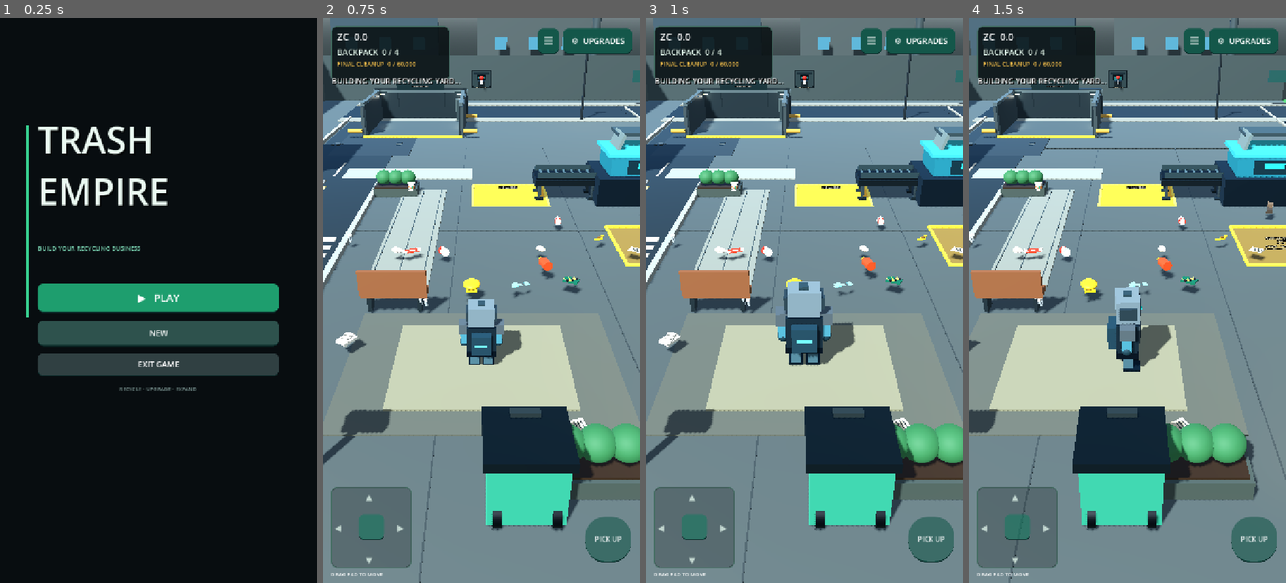
Above: before the commit, frames 1-4 (left to right).
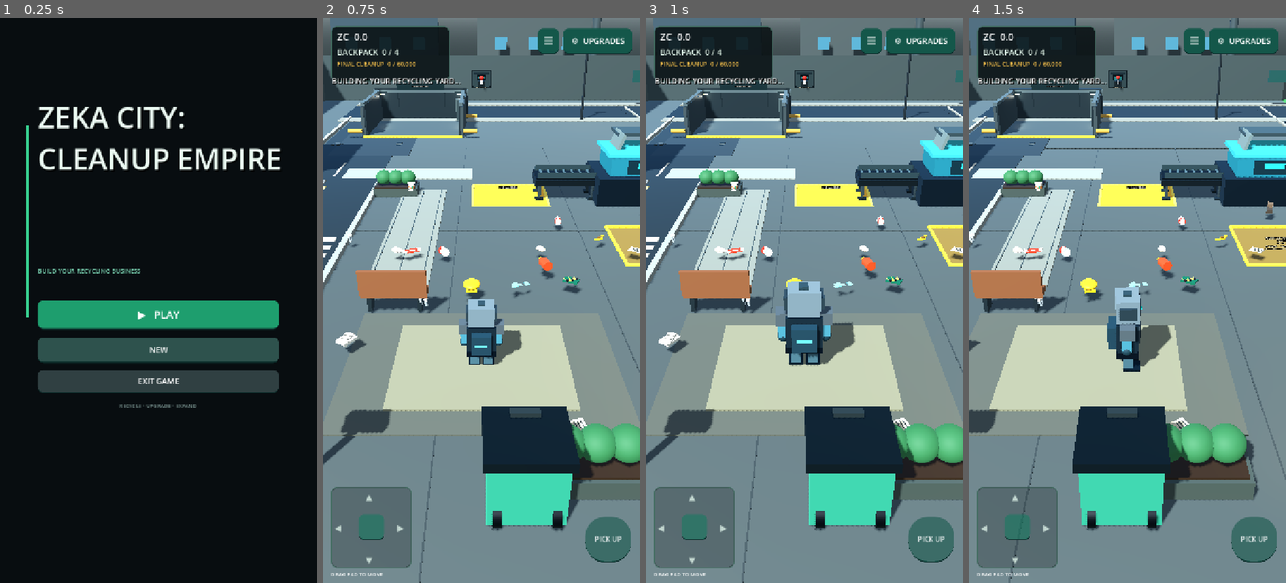
Above: after the commit, the same moments.

Repository: zekainstabot/trash-empire
Game: Godot game, scene res://Scenes/Main.tscn
The game is run twice, just before and just after one commit, with the same random seed, the same clock (stepped at 60 frames per second) and the same inputs.
Inputs (mouse positions are in pixels of both pictures, inside the frame that each line leads up to):
- Up to frame 1 (0.25 s): no input
- Up to frame 2 (0.75 s): click "▶ PLAY" at 0.5 s
- Up to frame 3 (1 s): no input
- Up to frame 4 (1.5 s): move the mouse to (1197, 272) at 1.27 s; hold D (move_right) from 1.28 s (still down); click (1197, 272) at 1.42 s

The runs differ from the first frame. In frame 1, 15% of the frame differs, in the area x 11-89%, y 15-69%; in frame 2, nothing differs; in frame 3, nothing differs; in frame 4, nothing differs.

Commit message:
Rename game to Zeka City: Cleanup Empire

Diff:
--- a/Scripts/main.gd
+++ b/Scripts/main.gd
@@ -1286,10 +1286,10 @@
 	accent.color = Color(0.22, 0.82, 0.57)
 	main_menu_panel.add_child(accent)
 	var title := Label.new()
-	title.text = "TRASH\nEMPIRE"
-	title.position = Vector2(screen.x * 0.12, screen.y * 0.17)
-	title.size = Vector2(screen.x * 0.82, screen.y * 0.24)
-	title.add_theme_font_size_override("font_size", int(screen.y * 0.065))
+	title.text = "ZEKA CITY:\nCLEANUP EMPIRE"
+	title.position = Vector2(screen.x * 0.12, screen.y * 0.14)
+	title.size = Vector2(screen.x * 0.84, screen.y * 0.30)
+	title.add_theme_font_size_override("font_size", int(screen.y * 0.052))
 	title.add_theme_color_override("font_color", Color(0.92, 0.98, 0.95))
 	title.add_theme_color_override("font_shadow_color", Color(0,0,0,0.5))
 	title.add_theme_constant_override("shadow_offset_x", 3)
@@ -1297,7 +1297,7 @@
 	main_menu_panel.add_child(title)
 	var subtitle := Label.new()
 	subtitle.text = "BUILD YOUR RECYCLING BUSINESS"
-	subtitle.position = Vector2(screen.x * 0.12, screen.y * 0.40)
+	subtitle.position = Vector2(screen.x * 0.12, screen.y * 0.44)
 	subtitle.size = Vector2(screen.x * 0.8, 36)
 	subtitle.add_theme_font_size_override("font_size", 14)
 	subtitle.add_theme_color_override("font_color", Color(0.48, 0.83, 0.70))
@@ -1305,21 +1305,21 @@
 	var button_width := screen.x * 0.76
 	var button_height := 66.0
 	var button_x := screen.x * 0.12
-	var play := _button("▶   PLAY", Vector2(button_x, screen.y * 0.47), Vector2(button_width, button_height), main_menu_panel)
+	var play := _button("▶   PLAY", Vector2(button_x, screen.y * 0.50), Vector2(button_width, button_height), main_menu_panel)
 	play.add_theme_font_size_override("font_size", 24)
 	play.add_theme_stylebox_override("normal", _button_style(Color(0.12, 0.62, 0.43)))
 	play.add_theme_stylebox_override("hover", _button_style(Color(0.16, 0.72, 0.51)))
 	play.pressed.connect(_close_main_menu)
 	main_menu_play_button = play
-	new_game_button = _button("NEW", Vector2(button_x, screen.y * 0.47 + 84), Vector2(button_width, 58), main_menu_panel)
+	new_game_button = _button("NEW", Vector2(button_x, screen.y * 0.50 + 84), Vector2(button_width, 58), main_menu_panel)
 	new_game_button.add_theme_stylebox_override("normal", _button_style(Color(0.18, 0.32, 0.30)))
 	new_game_button.pressed.connect(_confirm_new_game)
-	var exit_button := _button("EXIT GAME", Vector2(button_x, screen.y * 0.47 + 158), Vector2(button_width, 52), main_menu_panel)
+	var exit_button := _button("EXIT GAME", Vector2(button_x, screen.y * 0.50 + 158), Vector2(button_width, 52), main_menu_panel)
 	exit_button.add_theme_stylebox_override("normal", _button_style(Color(0.19, 0.25, 0.26)))
 	exit_button.pressed.connect(_confirm_exit_game)
 	var footer := Label.new()
 	footer.text = "RECYCLE • UPGRADE • EXPAND"
-	footer.position = Vector2(button_x, screen.y * 0.65)
+	footer.position = Vector2(button_x, screen.y * 0.68)
 	footer.size = Vector2(button_width, 28)
 	footer.horizontal_alignment = HORIZONTAL_ALIGNMENT_CENTER
 	footer.add_theme_font_size_override("font_size", 12)
@@ -1352,7 +1352,7 @@
 
 func _confirm_exit_game() -> void:
 	var dialog := ConfirmationDialog.new()
-	dialog.title = "EXIT TRASH EMPIRE?"
+	dialog.title = "EXIT ZEKA CITY: CLEANUP EMPIRE?"
 	dialog.dialog_text = "Are you sure you want to leave the factory?"
 	dialog.ok_button_text = "EXIT"
 	dialog.cancel_button_text = "CANCEL"
